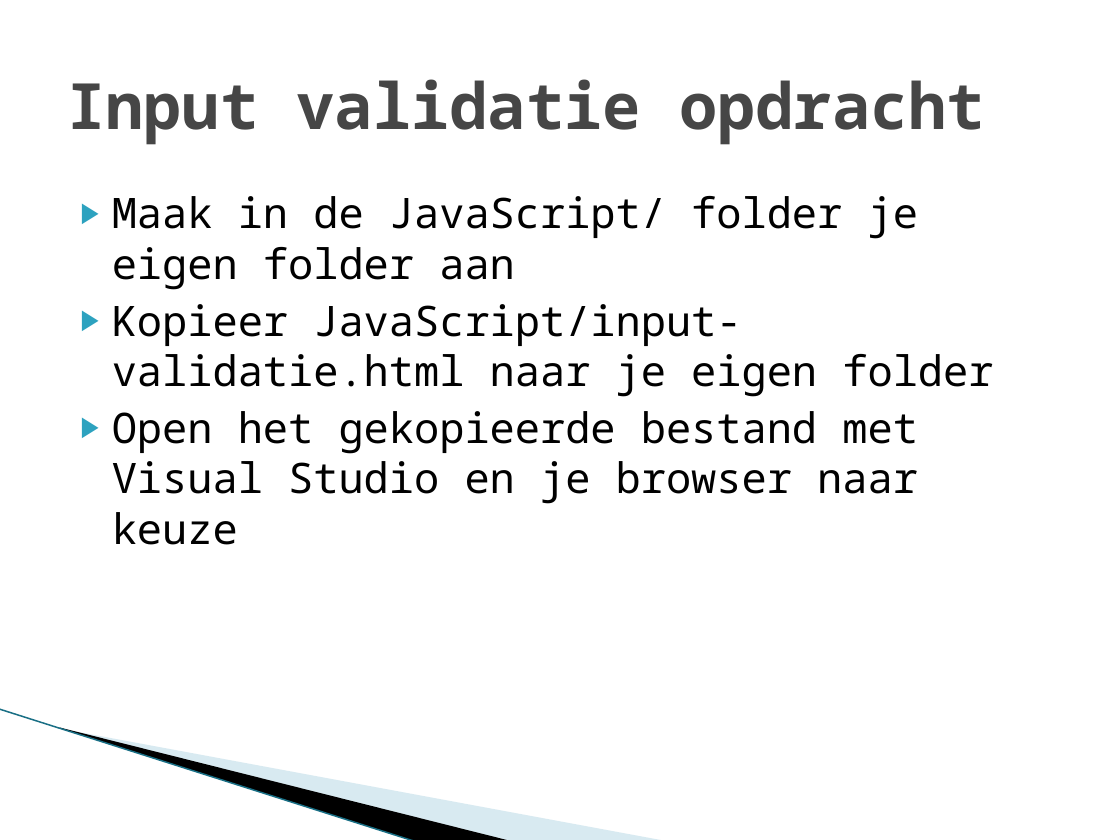
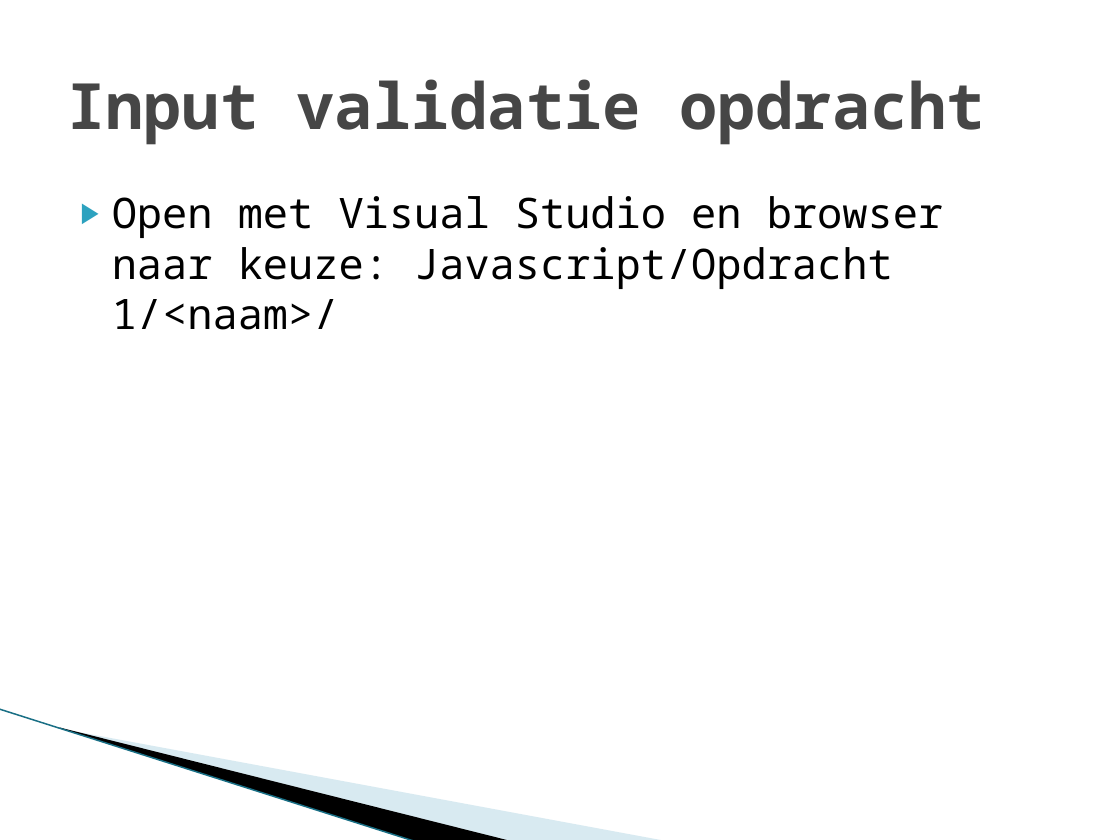
Before and after one commit to KarbonSolutions/WebCursus, a slide deck: slide 26 of Javascript/javascript.pptx (slide 25 before the commit). Drawn at 1120x840 pixels with LibreOffice and Linux fonts; fonts in the diff are those of the drawing; background and template pictures are left out. Boxes give left, top, right and bottom in pixels: in the first picture for what was removed or moved away, otherwise in the second. Text is boxed around its words. In the diff, an @@ line names an element or a change of style, - is before the commit and + after.

```diff
--- a/Javascript/javascript.pptx
+++ b/Javascript/javascript.pptx
@@ text at bbox=[112, 196, 943, 330]: text changed @@
-▶ Maak in de JavaScript/ folder je eigen folder aan
-▶ Kopieer JavaScript/input-validatie.html naar je eigen folder
-▶ Open het gekopieerde bestand met Visual Studio en je browser naar keuze
+▶ Open met Visual Studio en browser naar keuze: Javascript/Opdracht 1/<naam>/
```
Also in this commit, not shown: 1 other slide changed, 1 slide added.
